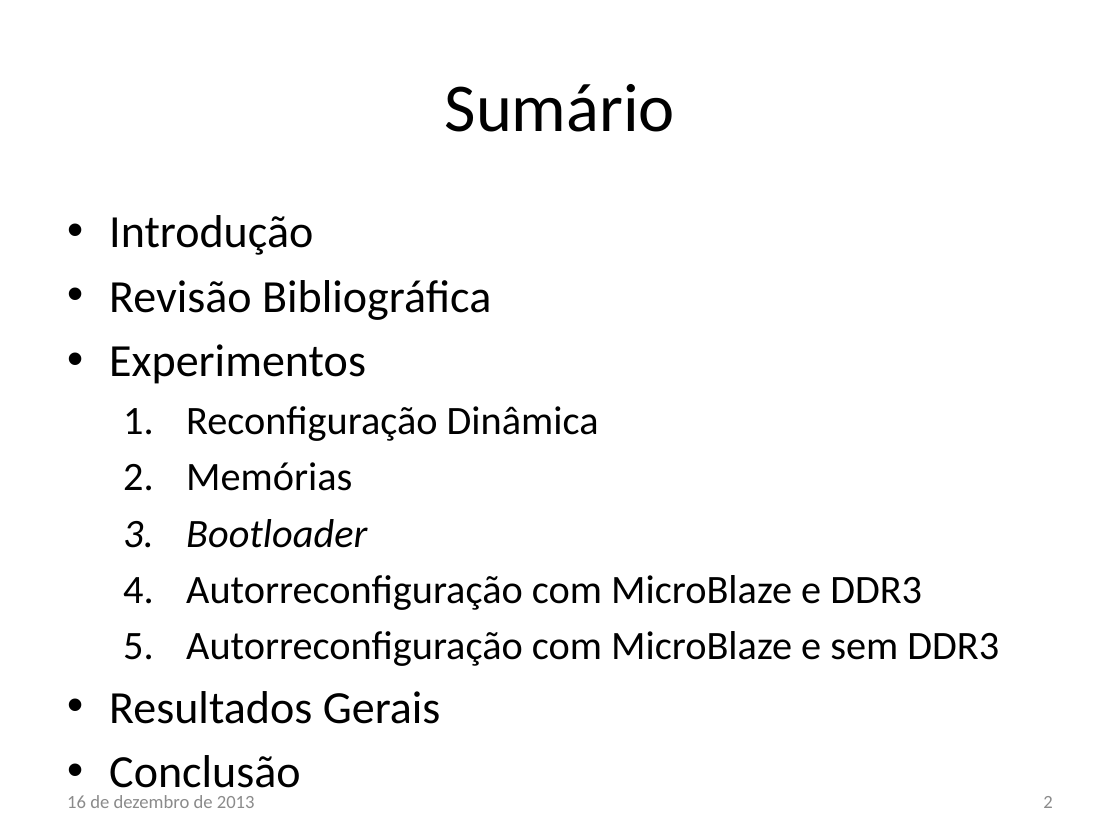
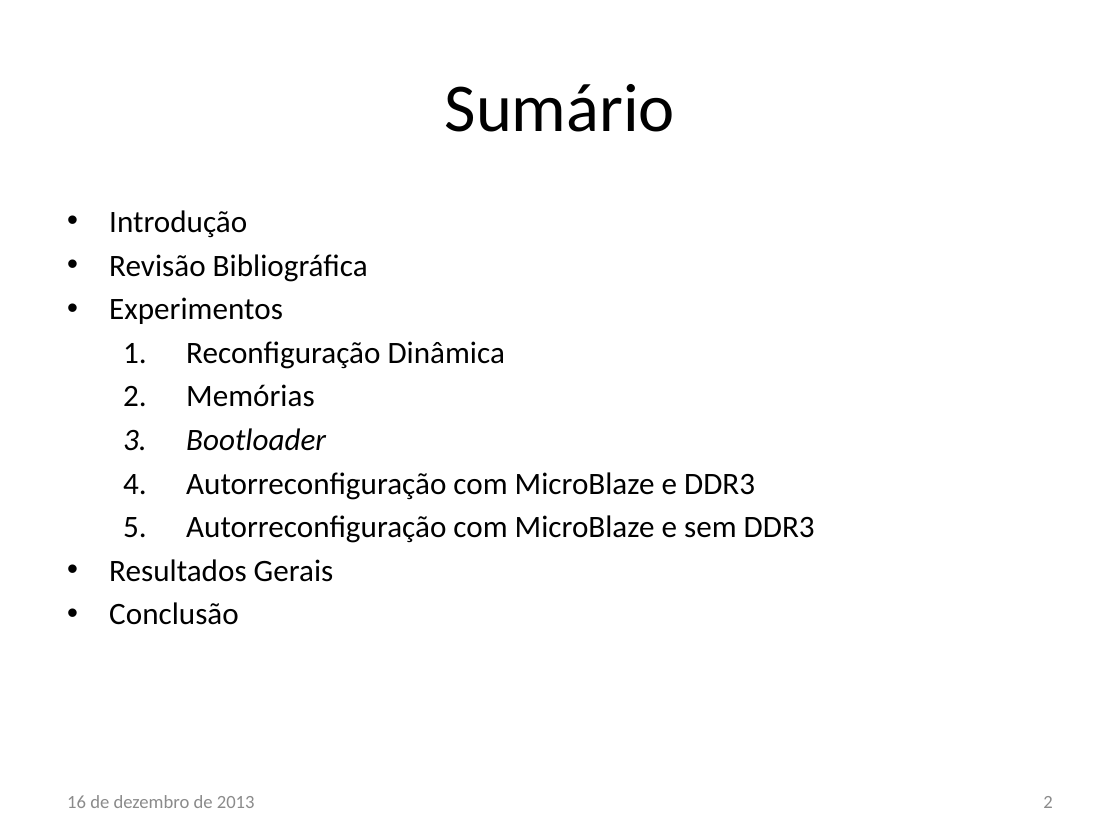
Before and after one commit to lsoliveira459/tg2, a slide deck: slide 2 of Apresentação/Estudo e Implementação de Reconfiguração Dinâmica.pptx. Drawn at 1120x840 pixels with LibreOffice and Linux fonts; fonts in the diff are those of the drawing; background and template pictures are left out. Boxes give left, top, right and bottom in pixels: in the first picture for what was removed or moved away, otherwise in the second. Text is boxed around its words. In the diff, an @@ line names an element or a change of style, - is before the commit and + after.

```diff
--- a/Apresentação/Estudo e Implementação de Reconfiguração Dinâmica.pptx
+++ b/Apresentação/Estudo e Implementação de Reconfiguração Dinâmica.pptx
@@ text "Introdução" at [109,210,815,625]: size 29.6 to 20 pt in "Introdução", "Revisão Bibliográfica", "Experimentos", "Resultados Gerais" and 1 more places; size 25.9 to 20 pt in "Reconfiguração Dinâmica", "Memórias", "Bootloader", "Autorreconfiguração com MicroBlaze e DDR3" and 1 more places; less space between paragraphs @@
```
Also in this commit, not shown: 10 other slides changed, 2 slides added, 4 other files.
